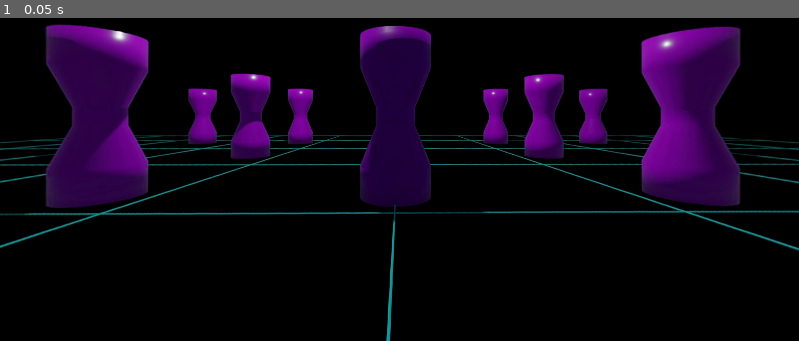
Above: before the commit, frame 1.
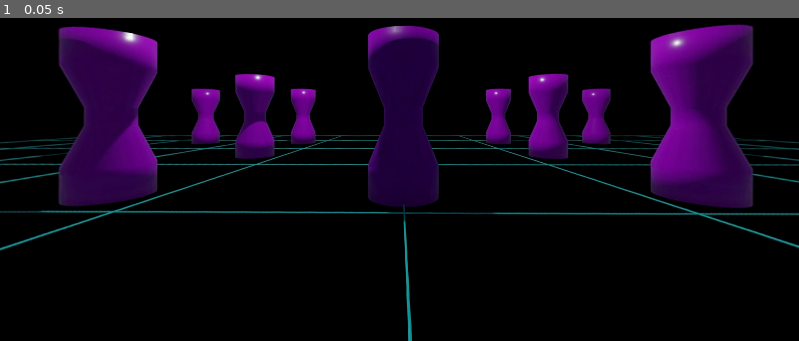
Above: after the commit, the same moment.

Repository: Navier8/Godot-Simple-Stereoscopic-360VR-Panorama
Game: Godot game, scene res://world.tscn
Same seed, same stepped clock (60 frames per second), same inputs: the game is played once before the commit and once after it.
Inputs:
- Up to frame 1 (0.05 s): no input

The runs differ from the first frame. In frame 1, 10% of the frame differs, in the area x 0-100%, y 1-100%.

Commit message:
Set back to Forward+ renderer

Diff:
--- a/project.godot
+++ b/project.godot
@@ -16,11 +16,12 @@
 config/features=PackedStringArray("4.1")
 config/icon="res://icon.png"
 
-[rendering]
+[filesystem]
 
-renderer/rendering_method="gl_compatibility"
+import/blender/enabled=false
 
 [xr]
 
+openxr/enabled=true
 openxr/reference_space=0
 shaders/enabled=true
--- a/world.gd
+++ b/world.gd
@@ -4,8 +4,8 @@
 
 func _ready():
 	xr_interface = XRServer.find_interface("OpenXR")
-	if xr_interface and xr_interface.initialize():
-		print("Initialised successfully")
+	if xr_interface and xr_interface.is_initialized():
+		print("OpenXR initialised successfully")
 
 		# Turn off v-sync!
 		DisplayServer.window_set_vsync_mode(DisplayServer.VSYNC_DISABLED)
@@ -13,4 +13,4 @@
 		# Change our main viewport to output to the HMD
 		get_viewport().use_xr = true
 	else:
-		print("Not initialized")
+		print("OpenXR not initialized")
--- a/world.tscn
+++ b/world.tscn
@@ -9,7 +9,7 @@
 render_priority = 0
 shader = ExtResource("1_bq3h6")
 shader_parameter/stereoscopic = true
-shader_parameter/stereo_left_on_top = false
+shader_parameter/stereo_left_on_top = true
 shader_parameter/stereo_left_only = false
 shader_parameter/equirect = ExtResource("2_2vlan")
 
Not shown, changed: README.md
